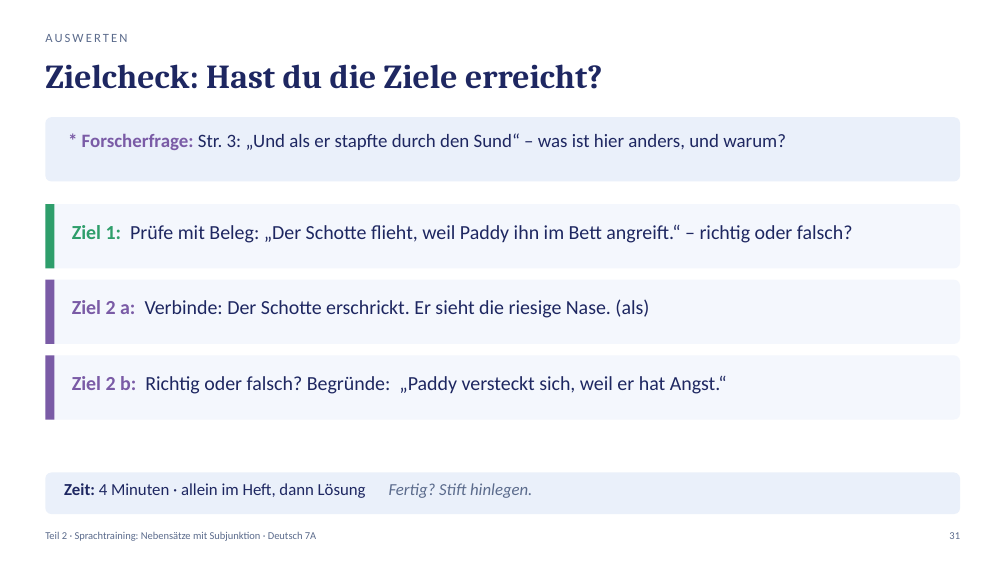
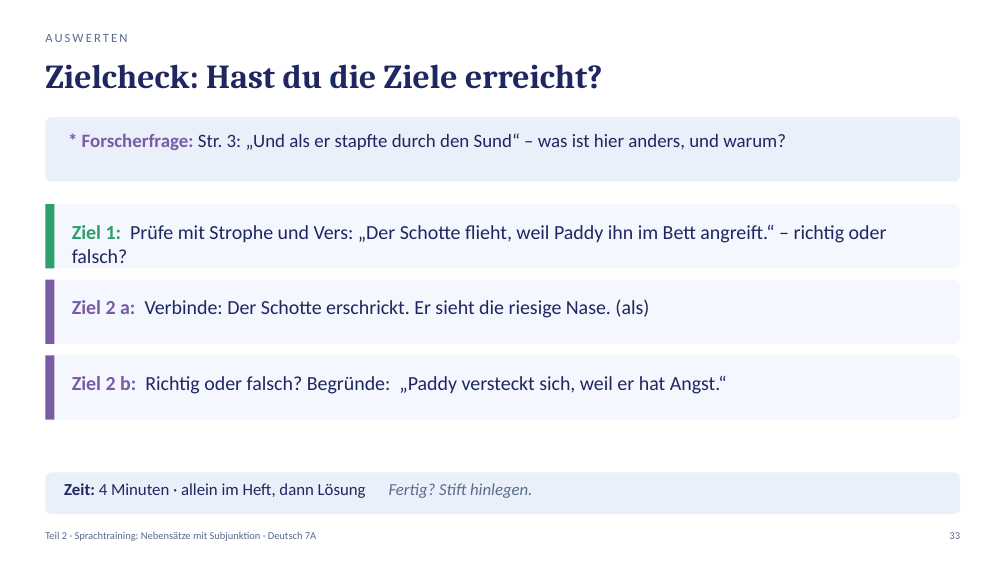
Before and after one commit to golzkonstantin-gif/Schule, a slide deck: slide 33 of Deutsch_7A/Balladen/Woche2/Mittwoch_04-11_Deutsch_7A.pptx (slide 31 before the commit). Drawn at 1008x567 pixels with LibreOffice and Linux fonts; fonts in the diff are those of the drawing. Boxes give left, top, right and bottom in pixels: in the first picture for what was removed or moved away, otherwise in the second. Text is boxed around its words. In the diff, an @@ line names an element or a change of style, - is before the commit and + after.

```diff
--- a/Deutsch_7A/Balladen/Woche2/Mittwoch_04-11_Deutsch_7A.pptx
+++ b/Deutsch_7A/Balladen/Woche2/Mittwoch_04-11_Deutsch_7A.pptx
@@ text at bbox=[72, 225, 887, 263]: text changed @@
-Ziel 1: Prüfe mit Beleg: „Der Schotte flieht, weil Paddy ihn im Bett angreift.“ – richtig oder falsch?
+Ziel 1: Prüfe mit Strophe und Vers: „Der Schotte flieht, weil Paddy ihn im Bett angreift.“ – richtig oder falsch?
```
Also in this commit, not shown: 25 other slides changed, 4 slides added, 2 slides removed, 24 other files.
